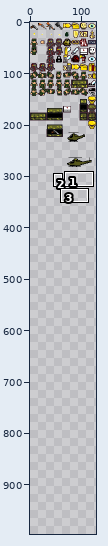
Two states of a sprite sheet, Assets/weapons.png. The first picture is a wide view before the edit; the outline marks the close-up.
Close-up. First the earlier version:
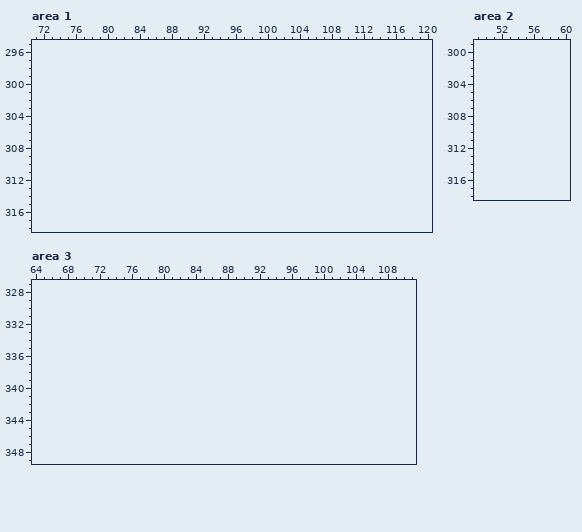
The file is 128x288 pixels. Colours within 5 levels of each other are drawn and written as one. Shown: area 1: x 71..120, y 295..318; area 2: x 49..60, y 299..318; area 3: x 64..111, y 327..349. The old version is drawn lined up with the new one, on the new canvas. The wide view leaves out empty margins. The commit also changed other parts of the picture, which this record leaves out.
After the commit:
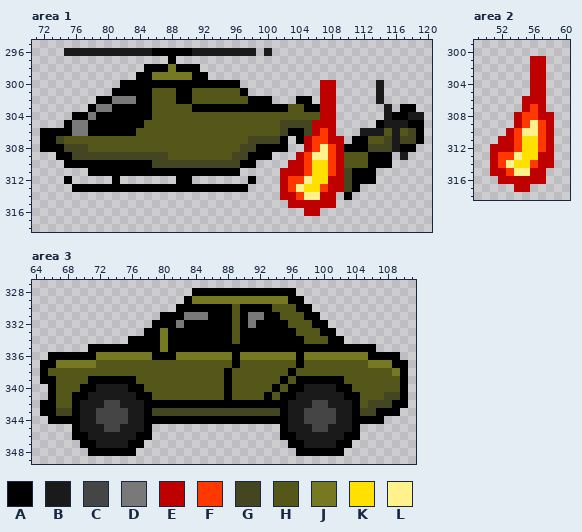
Palette (. is transparent): A #000000  B #1a1a1a  C #454545  D #797979  E #be0000  F #ff3800  G #444521  H #55561a  J #777922  K #ffe000  L #fff18c
Changes in this commit:
canvas 128x288 -> 128x1312
--- area 1
@@ x 71..120 @@
 295 ..................................................
-296 ..................................................
-297 ..................................................
-298 ..................................................
-299 ..................................................
-300 ..................................................
-301 ..................................................
-302 ..................................................
-303 ..................................................
-304 ..................................................
-305 ..................................................
-306 ..................................................
-307 ..................................................
-308 ..................................................
-309 ..................................................
-310 ..................................................
-311 ..................................................
-312 ..................................................
-313 ..................................................
-314 ..................................................
-315 ..................................................
-316 ..................................................
+296 ....BBBBBBBBBBBAAAAABBBBBBBB.B....................
+297 .................A................................
+298 ..............AAAJAAA.............................
+299 .............AAJJJJJAA............................
+300 ...........AAAAAAAAAAAAAAA..........EE.....B......
+301 ..........AAAAAHHHAAHHHHHHA.........EE.....B......
+302 ........AADDDAAHHHAAHHHHHHHAAA...AA.EE.....B......
+303 .......ADDAAAAAHHHHHAAAAAAAAAAAAHHAAEE......B.AA..
+304 .....AADAAAAAAAHHHHHHHHHHHHHHHHHHHHHEE......BAABB.
+305 ....ADDAAAAAAAHHHHHHHHHHHHHHHHHGGGGEEE.....ABBBAA.
+306 .AAAADDAAAAAAHHHHHHHHHHHHHHHHHHGAAGEFE...BBBHBHGA.
+307 .AAGHHHHHHHHHHHHHHHHHHHHHHHGGGGA.AEFFEE.AAHHGBGGA.
+308 .AAAGGGHHHHHHHHHHHHHHHHHHHGGAAAA..EFLFEAAAGGGBAA..
+309 ...AAGGGGGGGGGGGGHHHHHHHHGGAAA...EFLLFEHHHAAA.B...
+310 ....AAAAAAAAAAAGGGGGGGGGGGAA....EEFKKFEHHHAAA.....
+311 .......AAAAAAAAAAAAAAAAAAA.....EEEFKKFEGAAA.......
+312 ....A.....A.......AA.......A...EFFLKKEEGAAA.......
+313 .....AAAAAAAAAAAAAAAAAAAAAA....EFLKKFEEGA.........
+314 ...............................EEFLLEE.A..........
+315 ................................EEEEEE............
+316 ..................................EE..............
 317 ..................................................
--- area 2
@@ x 49..60 @@
 300 ............
-301 ............
-302 ............
-303 ............
-304 ............
-305 ............
-306 ............
-307 ............
-308 ............
-309 ............
-310 ............
-311 ............
-312 ............
-313 ............
-314 ............
-315 ............
-316 ............
-317 ............
+301 .......EE...
+302 .......EE...
+303 .......EE...
+304 .......EE...
+305 .......EE...
+306 ......EEE...
+307 ......EFE...
+308 .....EFFEE..
+309 .....EFLFE..
+310 ....EFLLFE..
+311 ...EEFKKFE..
+312 ..EEEFKKFE..
+313 ..EFFLKKEE..
+314 ..EFLKKFEE..
+315 ..EEFLLEE...
+316 ...EEEEEE...
+317 .....EE.....
 318 ............
--- area 3
@@ x 64..111 @@
 327 ................................................
-328 ................................................
-329 ................................................
-330 ................................................
-331 ................................................
-332 ................................................
-333 ................................................
-334 ................................................
-335 ................................................
-336 ................................................
-337 ................................................
-338 ................................................
-339 ................................................
-340 ................................................
-341 ................................................
-342 ................................................
-343 ................................................
-344 ................................................
-345 ................................................
-346 ................................................
-347 ................................................
-348 ................................................
+328 ....................AAAAAAAAAAAAA...............
+329 ...................AJJJJJJJJJJJJAA..............
+330 ..................AAAAAAAHAAAAHHHAA.............
+331 ................AAADDDAAAHADDAAHHHAA............
+332 ...............AAADAAAAAAHADAAAAHHHAA...........
+333 ..............AAJAAAAAAAAHAAAAAAAHHHAA..........
+334 ............AAAAJAAAAAAAAHAAAAAAAAHHHAA.........
+335 .......AAAAAAAAAJAAAAAAAAAAAAAAAAAAAAAAAAAA.....
+336 ..AAAAAAJJJJJJJAAAJJJJJJJAJJJJJJJAJJJJJJJJAAAA..
+337 .AAJJJJJHHHHHHHHHHHHHHHHHAHHHHHHHAHHHHHHHHJJJAA.
+338 .AHHHHHHHHHHHHHHHHHHHHHHAHHHHHHHAHHHHHHHHHHHHJA.
+339 .AAHHHHAAAAAAHHHHHHHHHHHAHHHHHHAHAAAAAAHHHHHHHA.
+340 ..AHHHAABBBBAAHHHHHHHHHHAHHHHHAHAABBBBAAHHHHHHA.
+341 ..AHHAABBBBBBAAHHHHHHHHHAHHHHAHAABBBBBBAAHHHGGA.
+342 .AAHHABBBCCBBBAAAAAAAAAAAAAAAAAABBBCCBBBAHGGGAA.
+343 .AAGGABBCCCCBBAGGGGGGGGGGGGGGGGABBCCCCBBAGGAAA..
+344 ..AAAABBCCCCBBAAAAAAAAAAAAAAAAAABBCCCCBBAAAA....
+345 .....ABBBCCBBBA................ABBBCCBBBA.......
+346 .....AABBBBBBAA................AABBBBBBAA.......
+347 ......AABBBBAA..................AABBBBAA........
+348 .......AAAAAA....................AAAAAA.........
 349 ................................................
Pixel boxes of the changes (left, top, right, bottom) in both close-ups:
added: (40, 48, 424, 216)
added: (490, 56, 554, 192)
added: (40, 288, 408, 456)
